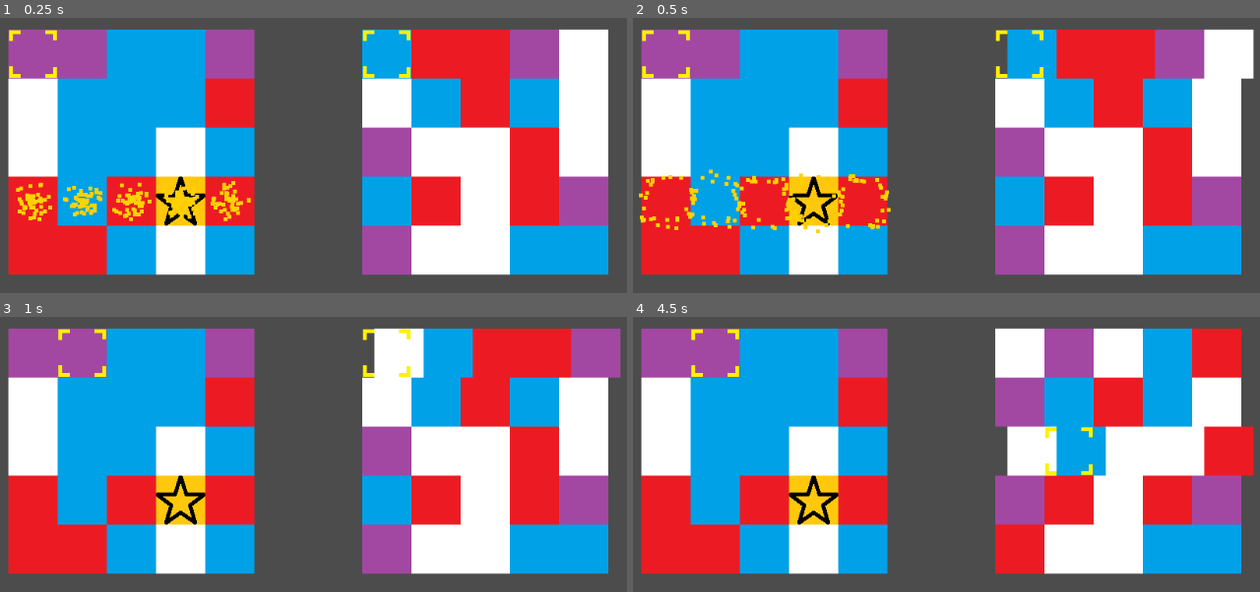
Above: before the commit, frames 1-4 (two rows, left to right).
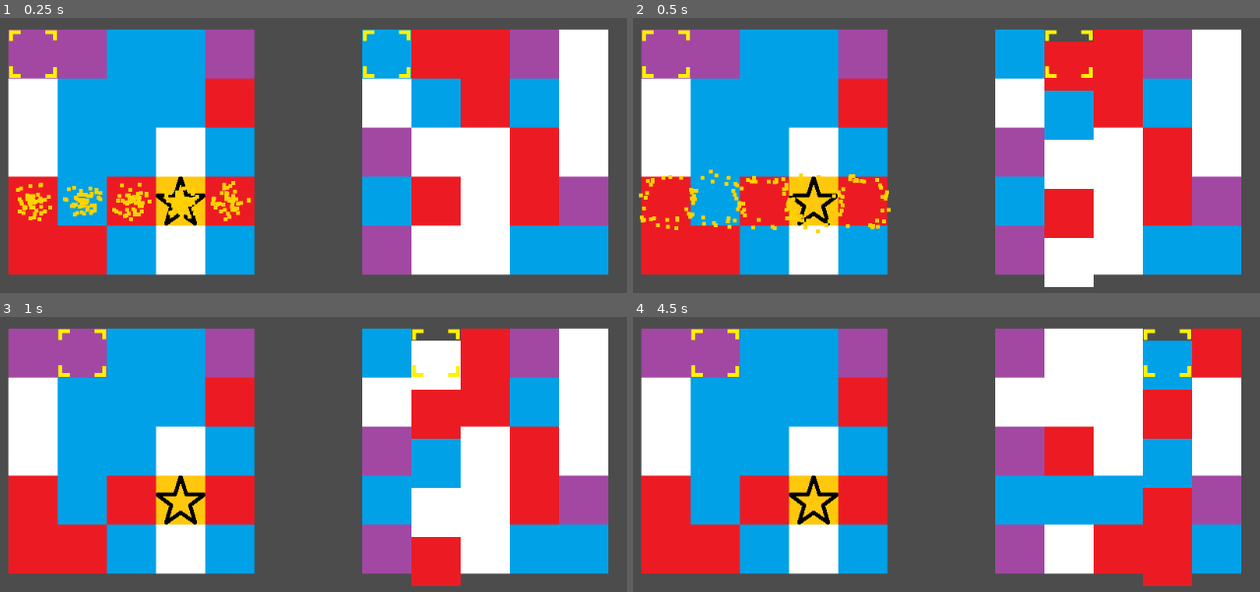
Above: after the commit, the same moments.

Repository: NolanWhitecotton/TilsVersus
Game: Godot game, scene res://Objects/Game/game.tscn
Same seed, same stepped clock (60 frames per second), same inputs: the game is played once before the commit and once after it.
Inputs:
- Up to frame 1 (0.25 s): no input
- Up to frame 2 (0.5 s): no input
- Up to frame 3 (1 s): tap Enter (ui_accept) at 0.5, 0.77 s; hold D (cursor_right) from 0.53 s (still down); tap Shift (select_move) at 0.6 s
- Up to frame 4 (4.5 s): release D (cursor_right) at 1.28 s; hold S (cursor_down) 1.28-2.03 s; tap Shift (select_move) every 0.75 s from 1.35 to 4.35 s; tap Enter (ui_accept) at 1.52, 3.02, 3.77 s; hold D (cursor_right) 2.03-2.78 s; hold W (cursor_up) 2.78-3.53 s; hold A (cursor_left) from 3.53 s (still down)

Frame 1 is identical in both runs. In frame 2, 4.1% of the frame differs, in the area x 57-100%, y 3-98%; in frame 3, 12%; in frame 4, 24%.

Commit message:
Fixed the AIs view of the board being delayed by one line completion leading to a crash

Diff:
--- a/YoshisCookie/Objects/Board/AI_handler.gd
+++ b/YoshisCookie/Objects/Board/AI_handler.gd
@@ -1,4 +1,4 @@
-extends Node
+extends Node2D
 
 class_name AI_handler
 
@@ -16,13 +16,16 @@
 	board = working_board
 
 	AI_time_until_move = AI_delay_seconds
+
+	select_possible_color()
 	ai_set_line_typepos()
 
 
 func select_possible_color():
 	var valid_colors = get_all_possible_colors()
+
 	var selecting = valid_colors[randi() % valid_colors.size()]
-	return selecting
+	ai_completing_color = selecting
 
 
 func ai_set_line_typepos():
@@ -33,9 +36,6 @@
 func do_ai_steps():
 	if not board.animation_in_progress():
 		# pick a color to solve
-
-		if(ai_completing_color==-1):
-			ai_completing_color = select_possible_color()
 
 		# check the pieces that need to be solved
 		var to_get_in_place = get_incomplete_in_line(ai_line_type, ai_line_pos, ai_completing_color)
@@ -103,7 +103,7 @@
 
 
 func handle_completion():
-	ai_completing_color = -1
+	select_possible_color()
 	ai_set_line_typepos()
 
 
@@ -133,3 +133,17 @@
 				incomplete.append(checking)
 
 	return incomplete
+
+
+func _process(_delta):
+	update()
+
+
+func _draw():
+	if 0: #debug ai drawing
+		var pos = ai_line_pos*64
+		if ai_line_type==board.LineType.COLUMN:
+			draw_line(Vector2(pos,-64), Vector2(pos,352), Color(255,255,255), 20)
+		else:
+			draw_line(Vector2(-64,pos), Vector2(352,pos), Color(255,255,255), 20)
+		pass
--- a/YoshisCookie/Objects/Board/board.gd
+++ b/YoshisCookie/Objects/Board/board.gd
@@ -57,7 +57,9 @@
 	randomize()
 	generate_cookie_grid()
 
-	AI_handler = load("res://Objects/Board/AI_handler.gd").new(self)
+	if isAI:
+		AI_handler = load("res://Objects/Board/AI_handler.gd").new(self)
+		self.add_child(AI_handler)
 
 
 # starts the cookie moving animation
@@ -178,9 +180,6 @@
 
 
 func handle_completed_line(type, pos):
-	if isAI:
-		AI_handler.handle_completion()
-
 	add_points(5)
 
 	#get the color that was matched
@@ -204,6 +203,9 @@
 		var current_cookie = cookie_grid[r][c]
 		current_cookie.set_color(color)
 		current_cookie.find_node("MatchParticles").emitting = true
+
+	if isAI:
+		AI_handler.handle_completion()
 
 	# check to see if the randomly generated cookies creates a match
 	handle_line_match_detection()
--- a/YoshisCookie/Objects/Cookie/cookie.gd
+++ b/YoshisCookie/Objects/Cookie/cookie.gd
@@ -24,9 +24,6 @@
 
 # Called when the node enters the scene tree for the first time.
 func _ready():
-	pass
-
-func _draw():
 	pass
 
 
@@ -70,7 +67,7 @@
 				position.x+=16 * animation_line_direction
 
 
-func _process(delta):
+func _process(_delta):
 	handle_animation_motion()
 
 
--- a/YoshisCookie/Objects/Game/game.gd
+++ b/YoshisCookie/Objects/Game/game.gd
@@ -17,7 +17,7 @@
 
 
 # Called every frame. 'delta' is the elapsed time since the previous frame.
-func _process(delta):
+func _process(_delta):
 	checkForWinner()
 	update()
 
--- a/YoshisCookie/project.godot
+++ b/YoshisCookie/project.godot
@@ -9,7 +9,7 @@
 config_version=4
 
 _global_script_classes=[ {
-"base": "Node",
+"base": "Node2D",
 "class": "AI_handler",
 "language": "GDScript",
 "path": "res://Objects/Board/AI_handler.gd"
